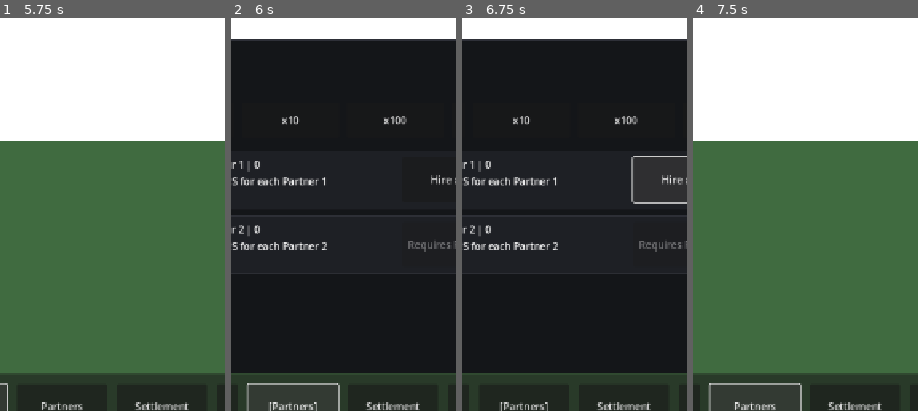
Above: before the commit, frames 1-4 (left to right).
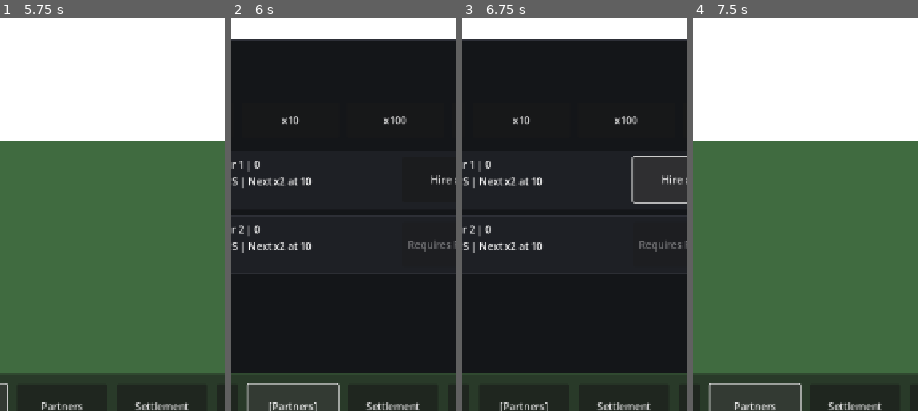
Above: after the commit, the same moments.

Repository: StanisRyz/naruto-clicker
Game: Godot game, scene res://scenes/main/Main.tscn
The game is run twice, just before and just after one commit, with the same random seed, the same clock (stepped at 60 frames per second) and the same inputs.
Inputs:
- Up to frame 1 (5.75 s): click "Upgrades" at 0.5 s; click "x10" at 1.25 s; click "x1" at 2 s; click "x100" at 2.75 s; click "Max" at 3.5 s; click "Upgrade x0 - Cost: 5" at 4.25 s; click "[Upgrades]" at 5 s
- Up to frame 2 (6 s): click "Partners" at 5.75 s
- Up to frame 3 (6.75 s): click "Hire x1 - Cost: 10" at 6.5 s
- Up to frame 4 (7.5 s): click "[Partners]" at 7.25 s
The pictures show only the part of the screen within x 25-75%, y 47-96%; the shares and areas given below are measured in that part.

Frame 1 is identical in both runs. In frame 2, 1.0% of the frame differs, in the area x 3-43%, y 40-60%; in frame 3, 1.0%; in frame 4, nothing differs.

Commit message:
Update partner card milestone text
Update PartnerPanel effect text.

Changes include:
- Remove "for each PartnerName" from partner card descriptions.
- Show per-purchase DPS value.
- Show next x2 milestone level.
- Preserve actual partner DPS, milestone, settlement, prestige, bulk-buy, and reveal logic.

Diff:
--- a/scenes/ui/PartnerPanel.gd
+++ b/scenes/ui/PartnerPanel.gd
@@ -91,11 +91,15 @@
 	var button: Button = row["button"]
 	var partner_name: String = state.partner_names[partner_index]
 	var partner_count: int = state.partner_counts[partner_index]
+	var next_milestone: int = state.get_next_milestone(partner_count)
 	name_count_label.text = "%s | %d" % [partner_name, partner_count]
-	effect_label.text = "+%d DPS for each %s" % [
-		state.partner_dps_values[partner_index],
-		partner_name,
-	]
+	if next_milestone > 0:
+		effect_label.text = "+%d DPS | Next x2 at %d" % [
+			state.partner_dps_values[partner_index],
+			next_milestone,
+		]
+	else:
+		effect_label.text = "+%d DPS | Max milestones" % state.partner_dps_values[partner_index]
 
 	if not state.can_buy_partner(partner_index):
 		button.disabled = true
Not shown, changed: AGENTS.md
Not shown, changed: README.md
